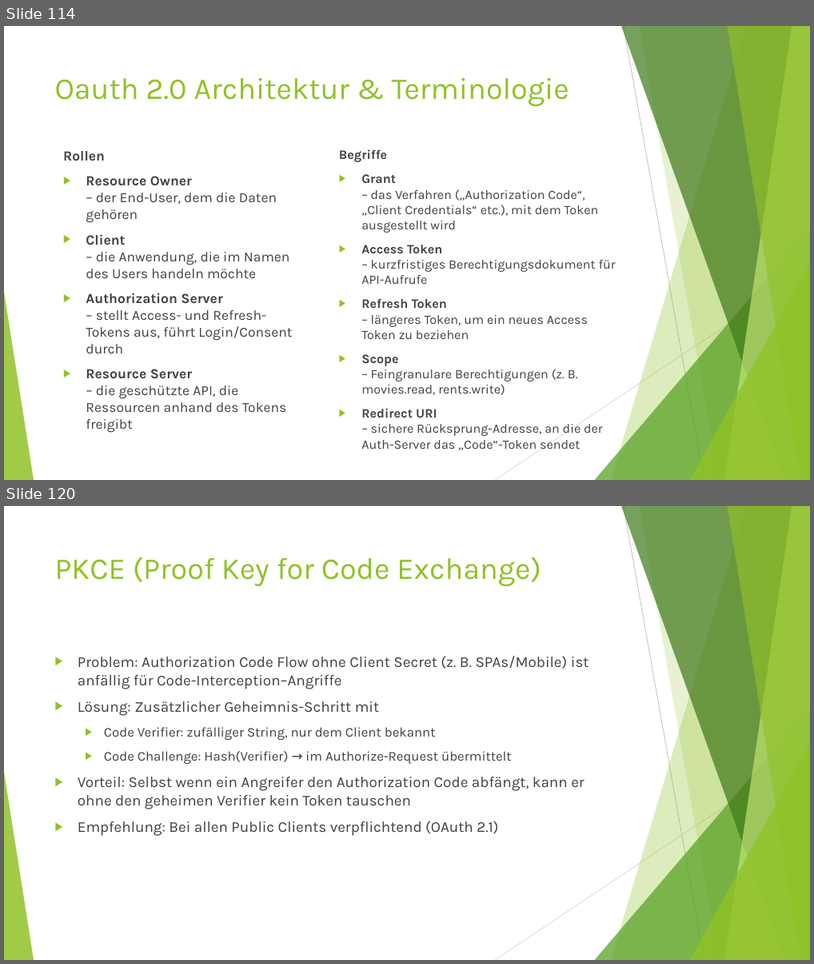
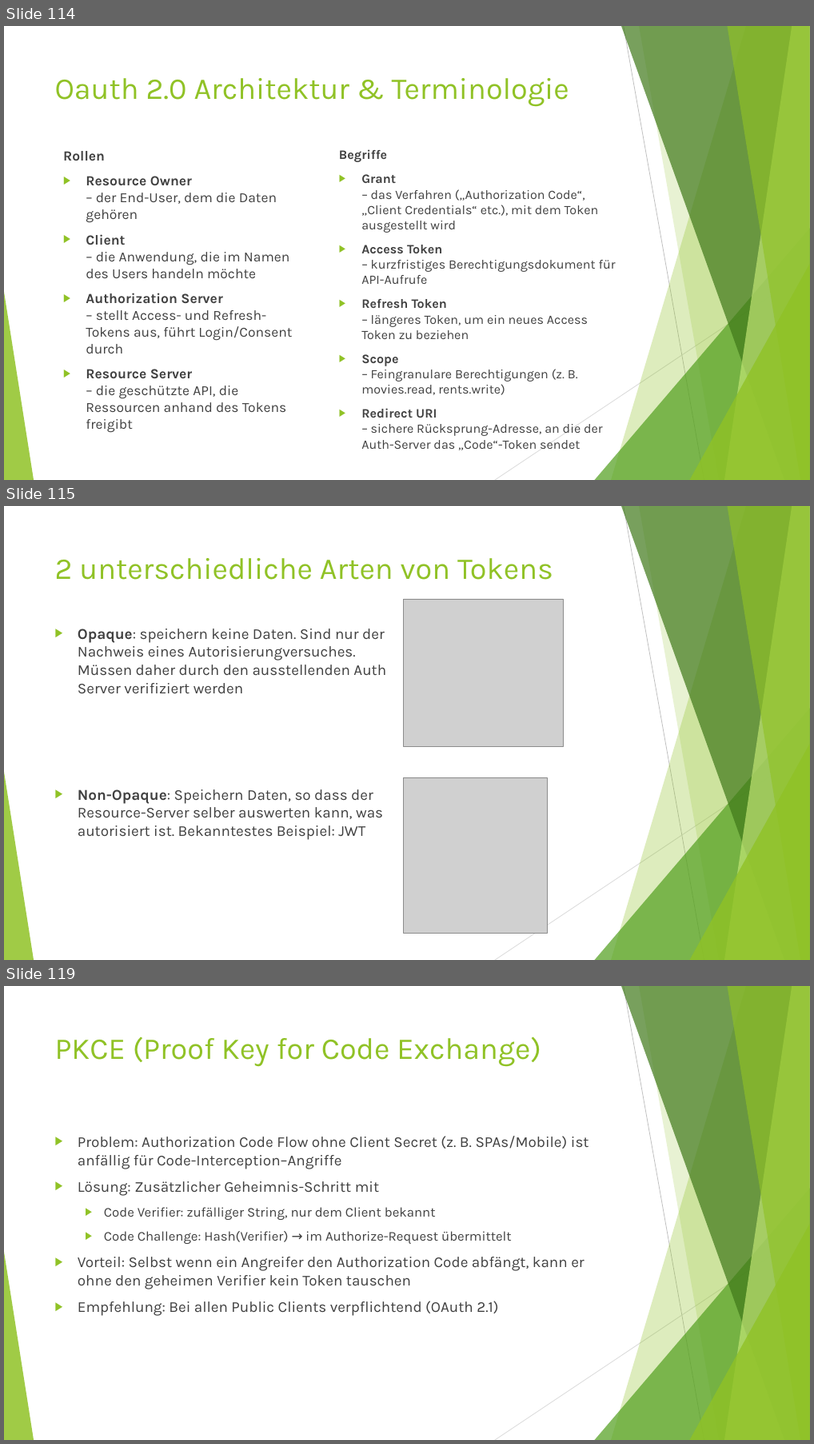
Before and after one commit to MichaelZett/20250708_Spring_Security, a slide deck: Spring_Security.pptx. Shown one above the other, each under a label of ours: slides 114 and 120 before the commit, slides 114, 115 and 119 after it; the slides between them are not shown. The pictures are 814x964 and 814x1444 pixels, drawn with LibreOffice and Linux fonts; fonts in the diff are those of the drawing; grey boxes stand for pictures. Boxes give left, top, right and bottom in pixels: in the first picture for what was removed or moved away, otherwise in the second. Text is boxed around its words. In the diff, an @@ line names an element or a change of style, - is before the commit and + after.

```diff
--- a/Spring_Security.pptx
+++ b/Spring_Security.pptx
@@ slide 115 added at <box>4,506,810,960</box>, background #FFFFFF; not listed: 10 template elements that a slide beside it also shows @@
@@ title added at <box>55,558,554,580</box>, 36 pt, text #90C226 @@
+2 unterschiedliche Arten von Tokens
@@ picture added at <box>404,599,563,746</box> @@
@@ text added at <box>78,628,386,840</box>, 18 pt, text #404040 @@
+▶ Opaque: speichern keine Daten. Sind nur der Nachweis eines Autorisierungversuches. Müssen daher durch den ausstellenden Auth Server verifiziert werden
+▶ Non-Opaque: Speichern Daten, so dass der Resource-Server selber auswerten kann, was autorisiert ist. Bekanntestes Beispiel: JWT
@@ picture added at <box>404,777,548,932</box> @@
@@ what was slide 120 is now slide 119 @@
```
Also in this commit, not shown: 8 slides changed, 3 other slides added, 7 slides removed.
